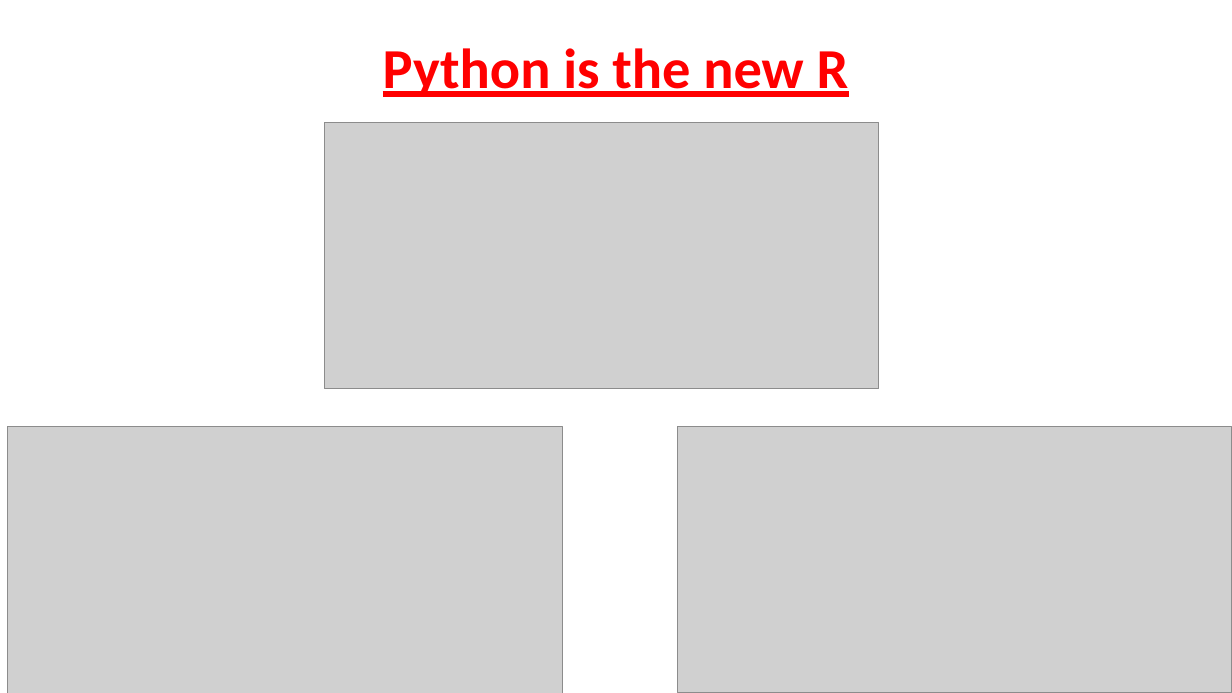
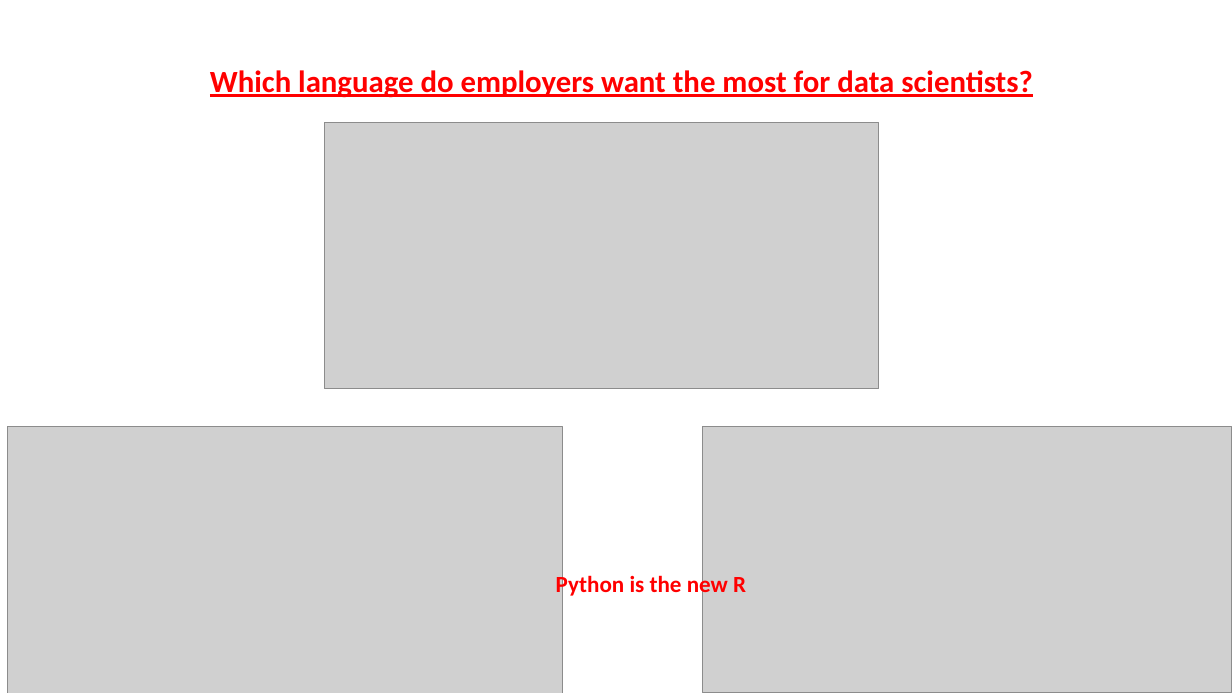
Before and after one commit to tjgrafft/DataScienceJobs_Project, a slide deck: slide 10 of presentation/Presentation.pptx (slide 11 before the commit). Drawn at 1232x693 pixels with LibreOffice and Linux fonts; fonts in the diff are those of the drawing; grey boxes stand for pictures. Boxes give left, top, right and bottom in pixels: in the first picture for what was removed or moved away, otherwise in the second. Text is boxed around its words. In the diff, an @@ line names an element or a change of style, - is before the commit and + after.

```diff
--- a/presentation/Presentation.pptx
+++ b/presentation/Presentation.pptx
@@ text added at (210,70,1033,98), 24 pt, text #FF0000, bold, underline @@
+Which language do employers want the most for data scientists?
@@ picture: place and size @@
-picture at (677,426,1232,693)
+picture at (702,426,1232,693)
@@ text "Python is the new R": place and size @@
-text "Python is the new R" at (383,48,849,97)
+text "Python is the new R" at (556,572,746,598)
@@ text "Python is the new R" at (556,572,746,598): size 44 to 18 pt, underline off; alignment centre to left; line spacing 0.9 to 1; vertical alignment middle to top @@
```
Also in this commit, not shown: 6 other slides changed, 6 slides added, 5 slides removed, 1 other file.
